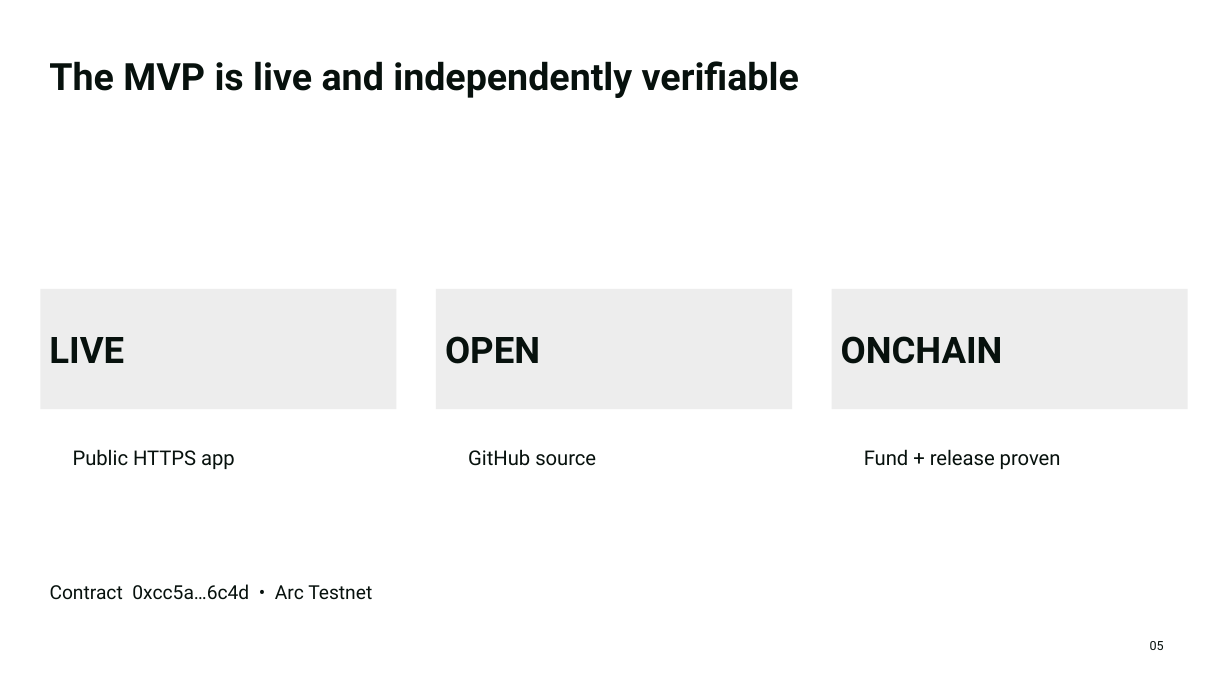
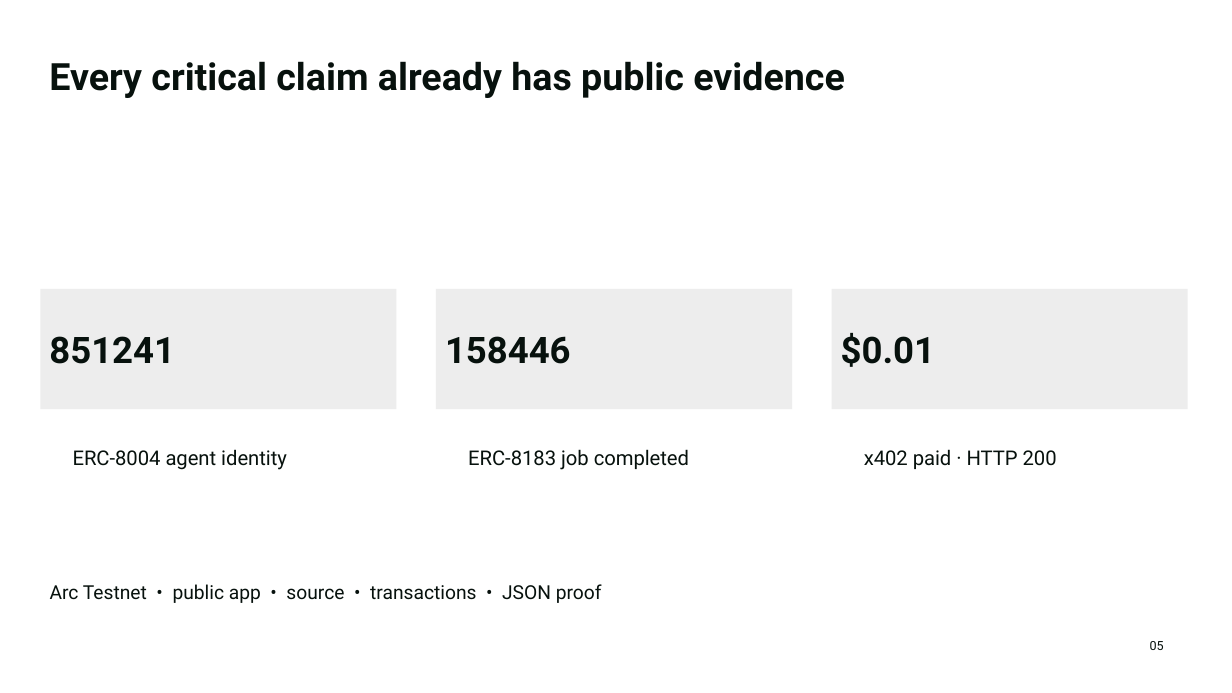
Before and after one commit to chendafu2573/arc-paylink, a slide deck: slide 5 of outputs/arc-paylink-pitch.pptx. Drawn at 1232x693 pixels with LibreOffice and Linux fonts; fonts in the diff are those of the drawing. Boxes give left, top, right and bottom in pixels: in the first picture for what was removed or moved away, otherwise in the second. Text is boxed around its words. In the diff, an @@ line names an element or a change of style, - is before the commit and + after.

Commit message:
docs(submission): 升级 Agentic 演示材料

```diff
--- a/outputs/arc-paylink-pitch.pptx
+++ b/outputs/arc-paylink-pitch.pptx
@@ text at (x1=49, y1=61, x2=844, y2=98): text changed @@
-The MVP is live and independently verifiable
+Every critical claim already has public evidence
@@ text in rectangle at (x1=49, y1=336, x2=175, y2=364): text changed @@
-LIVE
+851241
@@ text in rectangle at (x1=445, y1=336, x2=571, y2=364): text changed @@
-OPEN
+158446
@@ text in rectangle at (x1=841, y1=333, x2=935, y2=367): text changed @@
-ONCHAIN
+$0.01
@@ text at (x1=73, y1=449, x2=287, y2=470): text changed @@
-Public HTTPS app
+ERC-8004 agent identity
@@ text at (x1=468, y1=449, x2=689, y2=470): text changed @@
-GitHub source
+ERC-8183 job completed
@@ text at (x1=864, y1=449, x2=1057, y2=469): text changed @@
-Fund + release proven
+x402 paid · HTTP 200
@@ text at (x1=50, y1=584, x2=602, y2=603): text changed @@
-Contract 0xcc5a…6c4d • Arc Testnet
+Arc Testnet • public app • source • transactions • JSON proof
```
Also in this commit, not shown: 5 other slides changed, 3 other files.
